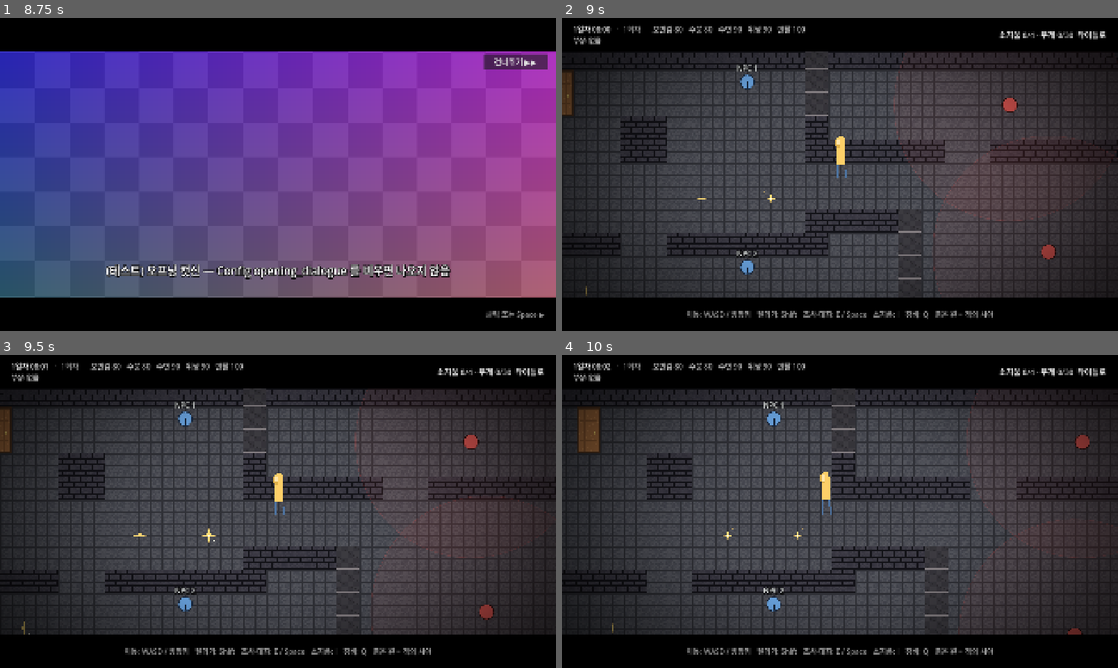
Above: before the commit, frames 1-4 (two rows, left to right).
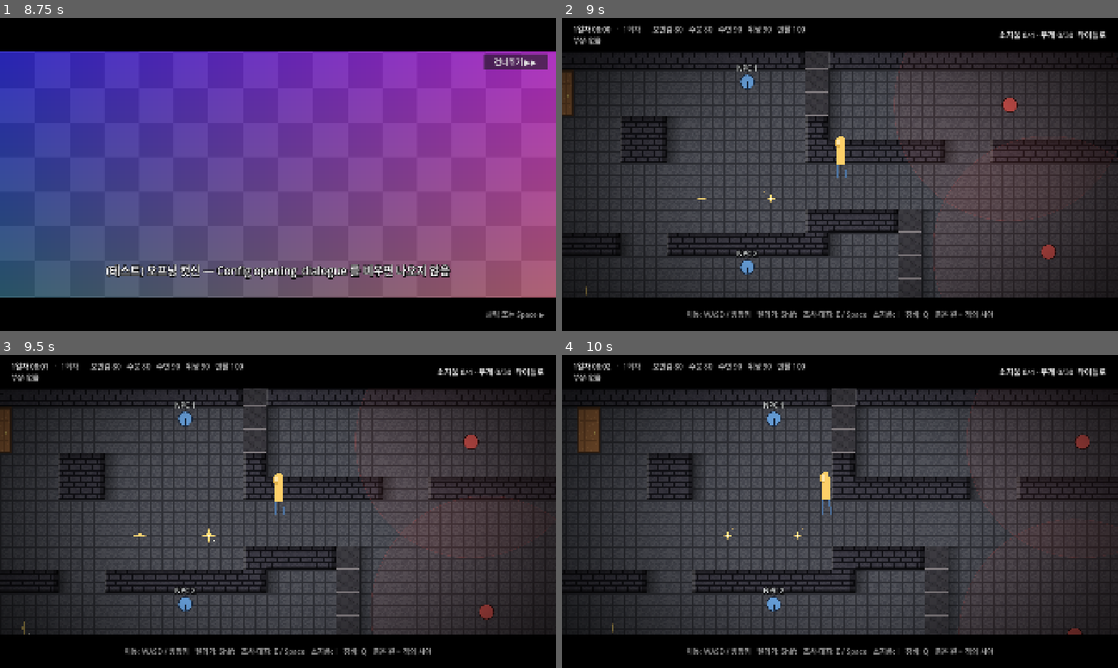
Above: after the commit, the same moments.

Repository: HomilBBANG/rt_Tevah
Game: Godot game, scene res://scenes/boot.tscn
The game is run twice, just before and just after one commit, with the same random seed, the same clock (stepped at 60 frames per second) and the same inputs.
Inputs (mouse positions are in pixels of both pictures, inside the frame that each line leads up to):
- Up to frame 1 (8.75 s): tap Enter (ui_accept) at 0.5, 0.77, 1.25 s; move the mouse to (400, 158) at 0.52 s; hold Right (ui_right) 0.53-1.25 s; tap Z at 0.6 s; click (400, 158) at 0.67 s; drag from (166, 190) to (250, 237) at 1.27 s; click "새 게임" at 2 s; click (61, 61) at 2.77 s; type "12" at 2.85 s; click "생존 시작" at 3.5 s; click "생존 시작" at 4.25 s; click "시작" at 5 s; move the mouse to (333, 105) at 5.77 s; hold D (dodge_right) 5.78-6.5 s; hold Shift (run) 5.78-6.5 s; click "소지품 0/4 · 무게 0/30" at 6.5 s; drag from (250, 237) to (111, 127) at 7.27 s; click "타이틀로" at 8 s
- Up to frame 2 (9 s): click "건너뛰기 ▶▶" at 8.75 s
- Up to frame 3 (9.5 s): no input
- Up to frame 4 (10 s): move the mouse to (1006, 558) at 9.52 s; hold A (dodge_left) from 9.53 s (still down); tap Y at 9.6 s; tap Enter (ui_accept) at 9.77 s

Frame 1 is identical in both runs. In frame 2, 1.0% of the frame differs, in the area x 9-82%, y 10-86%; in frame 3, 1.0%; in frame 4, 1.2%, in the area x 14-85%, y 10-87%.

Commit message:
House depth shading (hip roofs, wall face edges, ground shadows), stairs tiles and stairs object, make upper/lower floor in map editor
Co-Authored-By: Claude Opus 5.5 <noreply@anthropic.com>

Diff:
--- a/core/map_renderer.gd
+++ b/core/map_renderer.gd
@@ -22,6 +22,7 @@
 const VisualData = preload("res://core/visual_data.gd")
 const WindowView = preload("res://core/window_view.gd")
 const DoorView = preload("res://core/door_view.gd")
+const ShadeView = preload("res://core/shade_view.gd")
 const LIGHT_TEX_SIZE := 256
 
 var map := {}
@@ -50,6 +51,7 @@
 static var _cone_tex: Texture2D
 var _bg: ColorRect
 var _occ_root: Node2D
+var _wall_shade: Node2D          # 집 입체감: 벽 앞면 그늘·모서리·바닥 그림자 (core/shade_view.gd)
 var _light_root: Node2D
 var _modulate: CanvasModulate
 var _sun: DirectionalLight2D
@@ -68,6 +70,9 @@
 		t.texture_filter = CanvasItem.TEXTURE_FILTER_NEAREST
 		add_child(t)
 		layers[l] = t
+	_wall_shade = ShadeView.WallShade.new()
+	_wall_shade.name = "WallShade"
+	add_child(_wall_shade)
 	_occ_root = Node2D.new()
 	_occ_root.name = "Occluders"
 	add_child(_occ_root)
@@ -153,6 +158,24 @@
 	for c in pc:
 		if pc[c].get("casts_shadow", false):
 			shadow_cells[c] = true   # 빛을 막는 오브젝트 (나무·상자) — 차지하는 칸
+	var walls := {}
+	var floors := {}
+	for y in rows.size():
+		for x in String(rows[y]).length():
+			var ch := String(rows[y])[x]
+			if ch == "#":
+				walls[Vector2i(x, y)] = true
+			elif ch == ".":
+				floors[Vector2i(x, y)] = true
+	_wall_shade.tile = tile
+	_wall_shade.faces = face_cells
+	_wall_shade.walls = walls
+	_wall_shade.floors = floors
+	var rc := {}
+	for c in VisualData.roof_cells(map):
+		rc[c] = true
+	_wall_shade.roofs = rc
+	_wall_shade.queue_redraw()
 	var face_tops := {}   # 앞면 묶음의 맨 위 칸 (위가 앞면이 아님) — 벽 너머 방의 빛이 새지 않게
 	for c in face_cells:
 		if not face_cells.has(c + Vector2i.UP):
@@ -183,17 +206,23 @@
 				if cells.has(n) and not _roof_cell.has(n):
 					_roof_cell[n] = idx
 					todo.append(n)
+		var holder := Node2D.new()   # 지붕 한 채 = 타일 + 경사 음영 (같이 사라짐·나타남)
+		holder.name = "Roof_%d" % idx
 		var tl := TileMapLayer.new()
-		tl.name = "Roof_%d" % idx
 		tl.texture_filter = CanvasItem.TEXTURE_FILTER_NEAREST
 		tl.tile_set = ts
 		tl.scale = Vector2(scale_k, scale_k)
 		for c in region:
 			if _keys.has(cells[c]):
 				tl.set_cell(c, _keys[cells[c]][0], _keys[cells[c]][1])
-		tl.modulate.a = roof_alpha
-		_roof_root.add_child(tl)
-		roof_regions.append({"cells": region, "layer": tl, "open": false})
+		holder.add_child(tl)
+		var shade := ShadeView.RoofShade.new()
+		shade.cells = region
+		shade.tile = tile
+		holder.add_child(shade)
+		holder.modulate.a = roof_alpha
+		_roof_root.add_child(holder)
+		roof_regions.append({"cells": region, "layer": holder, "open": false})
 
 
 ## 문·조사 지점 그림 (Tiles 에 그림이 없으면 만들지 않음 — 필드의 MapView 가 예전 도형으로 그림)
@@ -230,6 +259,11 @@
 		elif o.get("type") == "light" and VisualData.light_on_wall(map, o):   # 벽걸이등 그림 (Tiles layer lamp)
 			key = VisualData.default_art("lamp")
 			kind = "lamp"
+		elif o.get("type") == "stairs":   # 계단 (층 이동): 올라가는 / 내려가는 그림 (Tiles layer stairs)
+			key = "stairs_down" if str(o.get("dir", "")) == "down" else "stairs_up"
+			if not VisualData.tiles().has(key):
+				key = VisualData.default_art("stairs")
+			kind = "stairs"
 		elif o.get("type") == "camp":   # 거점: 텐트 그림 (Tiles layer camp)
 			key = VisualData.default_art("camp")
 			kind = "camp"
@@ -333,7 +367,7 @@
 func hide_for_iso() -> void:
 	for l in layers:
 		layers[l].visible = false
-	for n in [_bg, _occ_root, props_root, _marker_root, _roof_root, overhead, _light_root]:
+	for n in [_bg, _wall_shade, _occ_root, props_root, _marker_root, _roof_root, overhead, _light_root]:
 		n.visible = false
 
 
--- /dev/null
+++ b/core/shade_view.gd
@@ -0,0 +1,109 @@
+@tool
+extends RefCounted
+## 집 입체감 (피어앤헝거식 비스듬한 탑뷰) — 칠한 타일 위에 얹는 음영. 그림이 아니라 반투명 면·선이라 어떤 타일에도 맞음.
+##   RoofShade: 지붕 묶음(집 한 채) 하나. 네모 묶음이면 모임지붕 — 뒤 경사(어둡게)·양옆 경사(왼쪽 약간, 오른쪽 더 어둡게)·
+##              앞 경사(밝게) + 용마루·추녀 선 + 처마 끝 선과 처마 아래 그림자. 네모가 아니면 위 줄일수록 어둡게.
+##   WallShade: 맵 전체. 벽 앞면 위쪽(지붕·윗면 아래) 그늘, 앞면 양끝 모서리(왼쪽 밝게·오른쪽 어둡게), 앞면 밑동 선,
+##              벽 오른쪽 바닥에 드리운 그림자 (빛은 왼쪽 위에서).
+
+
+class RoofShade extends Node2D:
+	var cells := {}     # Vector2i → true
+	var tile := 80.0
+
+	func _draw() -> void:
+		if cells.is_empty():
+			return
+		var lo := Vector2i(1 << 30, 1 << 30)
+		var hi := Vector2i(-(1 << 30), -(1 << 30))
+		for c in cells:
+			lo = Vector2i(mini(lo.x, c.x), mini(lo.y, c.y))
+			hi = Vector2i(maxi(hi.x, c.x), maxi(hi.y, c.y))
+		# ㄱ·ㄷ 자 지붕도: 네모 덩어리로 나눠 덩어리마다 모임지붕 (줄마다 이어진 칸 → 위아래로 같은 폭이면 합침)
+		for r in rects(cells, lo, hi):
+			_hip(r.position.x * tile, r.position.y * tile, r.end.x * tile, r.end.y * tile)
+
+	## 남은 칸에서 가장 큰 네모를 차례로 떼어냄 (ㄱ자 지붕 = 큰 지붕 하나 + 날개)
+	static func rects(cs: Dictionary, lo: Vector2i, hi: Vector2i) -> Array:
+		var left := cs.duplicate()
+		var out: Array = []
+		while not left.is_empty():
+			var best := Rect2i()
+			var heights := {}
+			for y in range(lo.y, hi.y + 1):
+				for x in range(lo.x, hi.x + 1):
+					heights[x] = (int(heights.get(x, 0)) + 1) if left.has(Vector2i(x, y)) else 0
+				for x in range(lo.x, hi.x + 1):   # 이 줄을 밑변으로 하는 네모들 (작은 지붕이라 단순하게)
+					var hmin := 1 << 30
+					for x2 in range(x, hi.x + 1):
+						hmin = mini(hmin, int(heights[x2]))
+						if hmin == 0:
+							break
+						var area := hmin * (x2 - x + 1)
+						if area > best.get_area():
+							best = Rect2i(x, y - hmin + 1, x2 - x + 1, hmin)
+			if best.get_area() == 0:
+				break
+			out.append(best)
+			for yy in range(best.position.y, best.end.y):
+				for xx in range(best.position.x, best.end.x):
+					left.erase(Vector2i(xx, yy))
+		return out
+
+	## 모임지붕: 용마루는 위에서 38%, 양옆은 깊이의 45%(폭이 좁으면 폭의 30%)만큼 안으로
+	func _hip(x0: float, y0: float, x1: float, y1: float) -> void:
+		var depth := y1 - y0
+		var yr := y0 + depth * 0.38
+		var inset := minf(depth * 0.45, (x1 - x0) * 0.3)
+		var rl := Vector2(x0 + inset, yr)
+		var rr := Vector2(x1 - inset, yr)
+		draw_colored_polygon(PackedVector2Array([Vector2(x0, y0), Vector2(x1, y0), rr, rl]), Color(0, 0, 0, 0.55))      # 뒤 경사
+		draw_colored_polygon(PackedVector2Array([Vector2(x0, y0), rl, Vector2(x0, y1)]), Color(0, 0, 0, 0.22))          # 왼쪽 경사
+		draw_colored_polygon(PackedVector2Array([Vector2(x1, y0), Vector2(x1, y1), rr]), Color(0, 0, 0, 0.6))           # 오른쪽 경사
+		draw_colored_polygon(PackedVector2Array([rl, rr, Vector2(x1, y1), Vector2(x0, y1)]), Color(1, 0.95, 0.85, 0.12)) # 앞 경사 (빛)
+		var line := tile * 0.06
+		draw_line(rl, rr, Color(1, 0.95, 0.85, 0.55), line * 1.5)                   # 용마루
+		draw_line(Vector2(x0, y0), rl, Color(0, 0, 0, 0.5), line)                    # 추녀
+		draw_line(Vector2(x1, y0), rr, Color(0, 0, 0, 0.5), line)
+		draw_line(rl, Vector2(x0, y1), Color(1, 0.95, 0.85, 0.3), line)
+		draw_line(rr, Vector2(x1, y1), Color(0, 0, 0, 0.6), line)
+		draw_rect(Rect2(x0, y0, x1 - x0, y1 - y0), Color(0, 0, 0, 0.7), false, line)   # 지붕 테두리
+		_eave(x0, x1, y1)
+
+	## 처마 끝: 밝은 끝선 + 그 아래 벽에 드리운 그림자
+	func _eave(xa: float, xb: float, y: float) -> void:
+		draw_rect(Rect2(xa, y - tile * 0.09, xb - xa, tile * 0.09), Color(1, 0.95, 0.85, 0.25))   # 처마 끝 (빛 받는 모서리)
+		for i in 5:
+			var a := 0.6 * (1.0 - i / 5.0)
+			draw_rect(Rect2(xa, y + tile * 0.07 * i, xb - xa, tile * 0.07), Color(0, 0, 0, a))
+
+
+class WallShade extends Node2D:
+	var faces := {}     # 벽 앞면 칸 Vector2i → true
+	var walls := {}     # 벽(#) 칸
+	var floors := {}    # 바닥 칸
+	var roofs := {}     # 지붕 칸
+	var tile := 80.0
+
+	func _draw() -> void:
+		var t := tile
+		for c in faces:
+			var r := Rect2(Vector2(c) * t, Vector2(t, t))
+			var top := not faces.has(c + Vector2i.UP)   # 앞면 맨 위 (지붕·윗면 바로 아래) — 그늘
+			if top:
+				for i in 4:
+					draw_rect(Rect2(r.position + Vector2(0, t * 0.08 * i), Vector2(t, t * 0.08)), Color(0, 0, 0, 0.45 * (1.0 - i / 4.0)))
+			if not faces.has(c + Vector2i.LEFT):    # 앞면 왼쪽 끝 = 빛 받는 모서리
+				draw_rect(Rect2(r.position, Vector2(t * 0.1, t)), Color(1, 0.95, 0.85, 0.16))
+			if not faces.has(c + Vector2i.RIGHT):   # 오른쪽 끝 = 그늘진 모서리 (옆벽이 살짝 보이는 듯)
+				draw_rect(Rect2(r.position + Vector2(t * 0.8, 0), Vector2(t * 0.2, t)), Color(0, 0, 0, 0.45))
+			if floors.has(c + Vector2i.DOWN):      # 밑동
+				draw_rect(Rect2(r.position + Vector2(0, t * 0.9), Vector2(t, t * 0.1)), Color(0, 0, 0, 0.4))
+		for c in walls.keys() + roofs.keys():   # 벽·지붕(집) 오른쪽 바닥에 그림자 (오른쪽으로 갈수록 옅게)
+			if floors.has(c + Vector2i.RIGHT) and not roofs.has(c + Vector2i.RIGHT):
+				var p := Vector2(c + Vector2i.RIGHT) * t
+				for i in 6:
+					draw_rect(Rect2(p + Vector2(t * 0.1 * i, 0), Vector2(t * 0.1, t)), Color(0, 0, 0, 0.4 * (1.0 - i / 6.0)))
+			if floors.has(c + Vector2i.DOWN) and not faces.has(c):   # 앞면이 없는 벽(울타리·물 등) 아래 바닥
+				var q := Vector2(c + Vector2i.DOWN) * t
+				draw_rect(Rect2(q, Vector2(t, t * 0.12)), Color(0, 0, 0, 0.2))
--- a/data/graphics.json
+++ b/data/graphics.json
@@ -549,6 +549,66 @@
    "atlas_y": 10,
    "casts_shadow": false,
    "note": "벽에 건 광원(type=light 를 벽 칸에) 그림 — 켜져 있으면 빛 영향 없이 밝게",
+   "frames": 1,
+   "fps": 6.0,
+   "face": "",
+   "face_rows": 1,
+   "h": 1
+  },
+  {
+   "tile_key": "stairs_stone",
+   "name": "돌계단",
+   "layer": "floor",
+   "file": "test_tiles.png",
+   "atlas_x": 2,
+   "atlas_y": 11,
+   "casts_shadow": false,
+   "note": "바닥에 칠하는 계단 (지나갈 수 있음, 위가 높은 쪽)",
+   "frames": 1,
+   "fps": 6.0,
+   "face": "",
+   "face_rows": 1,
+   "h": 1
+  },
+  {
+   "tile_key": "stairs_wood",
+   "name": "나무 계단",
+   "layer": "floor",
+   "file": "test_tiles.png",
+   "atlas_x": 3,
+   "atlas_y": 11,
+   "casts_shadow": false,
+   "note": "바닥에 칠하는 계단",
+   "frames": 1,
+   "fps": 6.0,
+   "face": "",
+   "face_rows": 1,
+   "h": 1
+  },
+  {
+   "tile_key": "stairs_up",
+   "name": "올라가는 계단",
+   "layer": "stairs",
+   "file": "test_tiles.png",
+   "atlas_x": 2,
+   "atlas_y": 12,
+   "casts_shadow": false,
+   "note": "계단 물체(층 이동) — 위층으로",
+   "frames": 1,
+   "fps": 6.0,
+   "face": "",
+   "face_rows": 1,
+   "h": 1
+  },
+  {
+   "tile_key": "stairs_down",
+   "name": "내려가는 계단",
+   "layer": "stairs",
+   "file": "test_tiles.png",
+   "atlas_x": 3,
+   "atlas_y": 12,
+   "casts_shadow": false,
+   "note": "계단 물체(층 이동) — 아래층으로",
    "frames": 1,
    "fps": 6.0,
    "face": "",
--- a/scenes/field/field.gd
+++ b/scenes/field/field.gd
@@ -353,8 +353,8 @@
 				if GameState.field_has(map.map_id, "removed", o.object_id) or GameState.field_has(map.map_id, "gone", o.object_id):
 					continue   # 처치함 / 플레이어를 쫓아 다른 맵으로 떠남
 				_spawn_enemy(o)
-			"investigate", "camp", "exit", "passage", "transit":
-				var kind: String = "spot" if o.type == "investigate" else o.type
+			"investigate", "camp", "exit", "passage", "transit", "stairs":
+				var kind: String = "spot" if o.type == "investigate" else ("passage" if o.type == "stairs" else o.type)   # 계단 = 밟으면 이동 (통로처럼)
 				spots.append({"kind": kind, "data": o, "pos": pos,
 					"done": GameState.field_has(map.map_id, "done", o.object_id)})
 				if o.type == "exit":
@@ -717,6 +717,8 @@
 				extra = "   —   열린 문으로 걸어가면 나감"
 			if best.kind == "passage":
 				extra = "   —   걸어 들어가면 이동"
+				if str(best.data.get("type", "")) == "stairs":
+					verb = "계단"
 			var nm: String = str(best.data.get("name", ""))
 			if nm == "":
 				nm = str(best.data.get("label", ""))   # 가구는 이름이 없으면 표시 메모
--- a/scenes/field/map_view.gd
+++ b/scenes/field/map_view.gd
@@ -44,7 +44,7 @@
 
 func _draw_spots() -> void:
 	for s in spots:
-		if s.kind in ["exit", "spot", "window", "camp"] and art_ids.has(str(s.data.object_id)):
+		if s.kind in ["exit", "spot", "window", "camp", "passage"] and art_ids.has(str(s.data.object_id)):
 			continue
 		if s.kind == "furniture":
 			continue   # 가구는 field_furniture 가 그림
--- a/tests/map_editor_smoke.gd
+++ b/tests/map_editor_smoke.gd
@@ -691,6 +691,23 @@
 	check(ed.delete_map("test_del_src") and not "test_del_src" in ed.map_ids and not ed.map.is_empty() and ed.map.map_id != "test_del_src", "지금 연 맵 삭제 → 다른 맵이 열림")
 	check(not ed.delete_map(ed.basecamp_id), "베이스캠프는 못 지움")
 
+	# 계단 + 위층 만들기: 같은 모양의 새 맵, 같은 자리 반대 계단, 양쪽 도착 P 가 서로 이어짐
+	ed.new_map("test_house", 6, 5)
+	ed.map.visual = {"layers": {"wall": {"0,0": "wall_wood"}}}
+	var st := {"object_id": "house_st", "type": "stairs", "x": 2, "y": 2, "ref": "", "name": "", "text": "",
+		"patrol_dir": "", "patrol_len": 0, "condition": "", "schedule": "", "arrive": ""}
+	ed.map.objects.append(st)
+	ed.make_floor(st)
+	await _frames(2)
+	check(FileAccess.file_exists(TEST_DIR + "test_house_2f.json") and st.ref == "test_house_2f", "위층 만들기: test_house_2f 맵 + 계단 연결")
+	var up: Dictionary = JSON.parse_string(FileAccess.get_file_as_string(TEST_DIR + "test_house_2f.json"))
+	var ust: Array = up.objects.filter(func(x): return x.type == "stairs")
+	var up_p: Array = up.objects.filter(func(x): return x.type == "arrive")
+	check(ust.size() == 1 and ust[0].ref == "test_house" and ust[0].dir == "down" and int(ust[0].x) == 2 and int(ust[0].y) == 2, "위층: 같은 자리에 내려가는 계단 %s" % [ust])
+	check(up_p.size() == 1 and "house_st" in up_p[0].from and up.tiles == ed.map.tiles and up.visual.layers.wall.has("0,0"), "위층: 계단 옆 P(이어지는 곳 = 아래 계단)·같은 모양")
+	var home_p: Array = ed.map.objects.filter(func(x): return x.type == "arrive" and ust[0].object_id in x.get("from", []))
+	check(home_p.size() == 1 and Vector2i(int(home_p[0].x), int(home_p[0].y)) != Vector2i(2, 2), "아래층: 계단 옆 P 가 위층 계단에서 이어짐")
+
 	# 변환·검사 (실제 프로젝트 데이터 — 원본 tools/maps 는 안 건드림)
 	check(ed.run_convert() and "변환 완료" in ed.log_view.text, "변환·검사 실행")
 
--- a/tests/travel_smoke.gd
+++ b/tests/travel_smoke.gd
@@ -118,6 +118,30 @@
 	check(f.map.map_id == "seam_b" and f.player.position.y < 6.0 * f.tile, "이어진 맵이 없으면 맵 밖으로 못 나감 (%s)" % _where())
 	DataLoader.maps.erase("seam_a")
 	DataLoader.maps.erase("seam_b")
+
+	# 계단 (stairs): 밟으면 이어진 층으로, 그 층의 계단 옆 P (from = 이 계단)
+	var fl := ["#######", "#.....#", "#.....#", "#.....#", "#######"]
+	DataLoader.maps["st_1f"] = mk.call("st_1f", fl, {})
+	DataLoader.maps["st_2f"] = mk.call("st_2f", fl, {})
+	DataLoader.maps["st_1f"].objects = [{"object_id": "st_up", "type": "stairs", "x": 3, "y": 2, "ref": "st_2f", "dir": ""},
+		{"object_id": "st_1f_p", "type": "arrive", "x": 3, "y": 3, "from": ["st_down"]}]
+	DataLoader.maps["st_2f"].objects = [{"object_id": "st_down", "type": "stairs", "x": 3, "y": 2, "ref": "st_1f", "dir": "down"},
+		{"object_id": "st_2f_p", "type": "arrive", "x": 3, "y": 3, "from": ["st_up"]}]
+	f.travel("st_1f")
+	await _wait(0.2)
+	f.player.position = Vector2(1.5 * f.tile, 2.5 * f.tile)
+	await get_tree().physics_frame
+	_teleport(3, 2)
+	await _wait(0.3)
+	check(f.map.map_id == "st_2f" and _at(3, 3), "계단을 밟으면 위층 계단 옆 P 로 (%s)" % _where())
+	await _snap("stairs_2f")
+	_teleport(1, 1)
+	await _wait(0.1)
+	_teleport(3, 2)
+	await _wait(0.3)
+	check(f.map.map_id == "st_1f" and _at(3, 3), "위층 계단으로 다시 아래층 (%s)" % _where())
+	DataLoader.maps.erase("st_1f")
+	DataLoader.maps.erase("st_2f")
 
 	# 돌아다니는 NPC: 반경 안에서만, 정해진 길은 그 칸들로, 필드가 멈추거나 플레이어가 말 걸 거리면 멈춤
 	DataLoader.config["npc_wander_wait_min"] = 0.05
Not shown, changed: addons/map_editor/map_canvas.gd
Not shown, changed: addons/map_editor/map_editor.gd
Not shown, changed: addons/map_editor/world_view.gd
Binary file changed: art/tiles/test_tiles.png
Not shown, added: core/iso_view.gd.uid
Not shown, added: core/shade_view.gd.uid
Not shown, changed: CLAUDE.md
Not shown, changed: tools/sheets/graphics.xlsx
Not shown, changed: tools/xlsx_to_json.py
